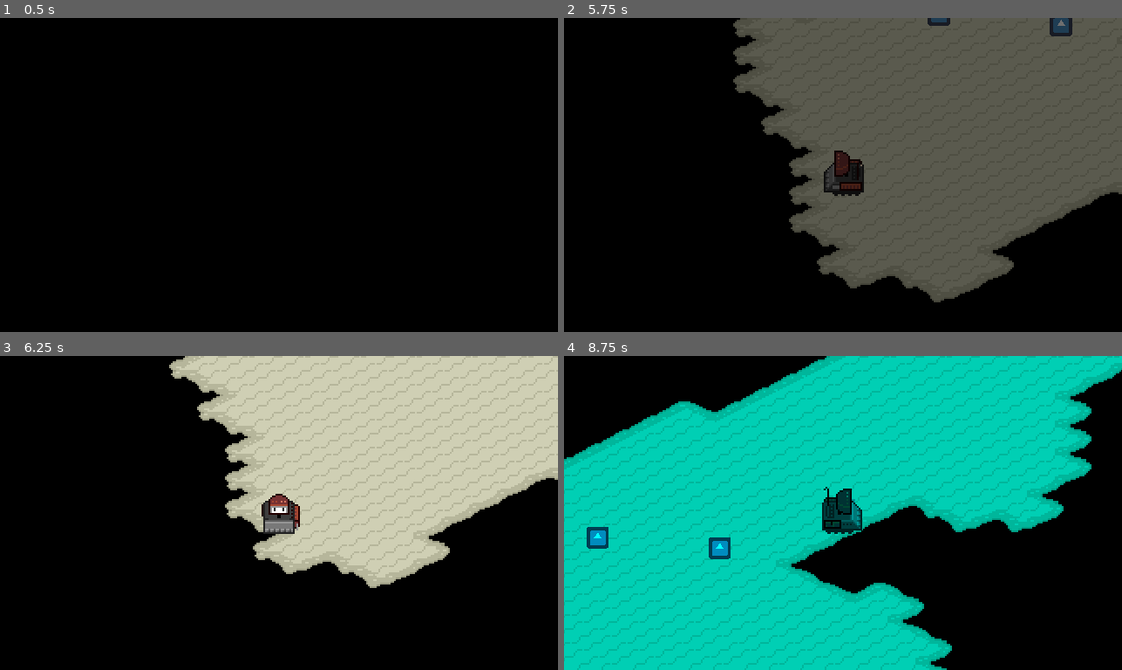
Above: before the commit, frames 1-4 (two rows, left to right).
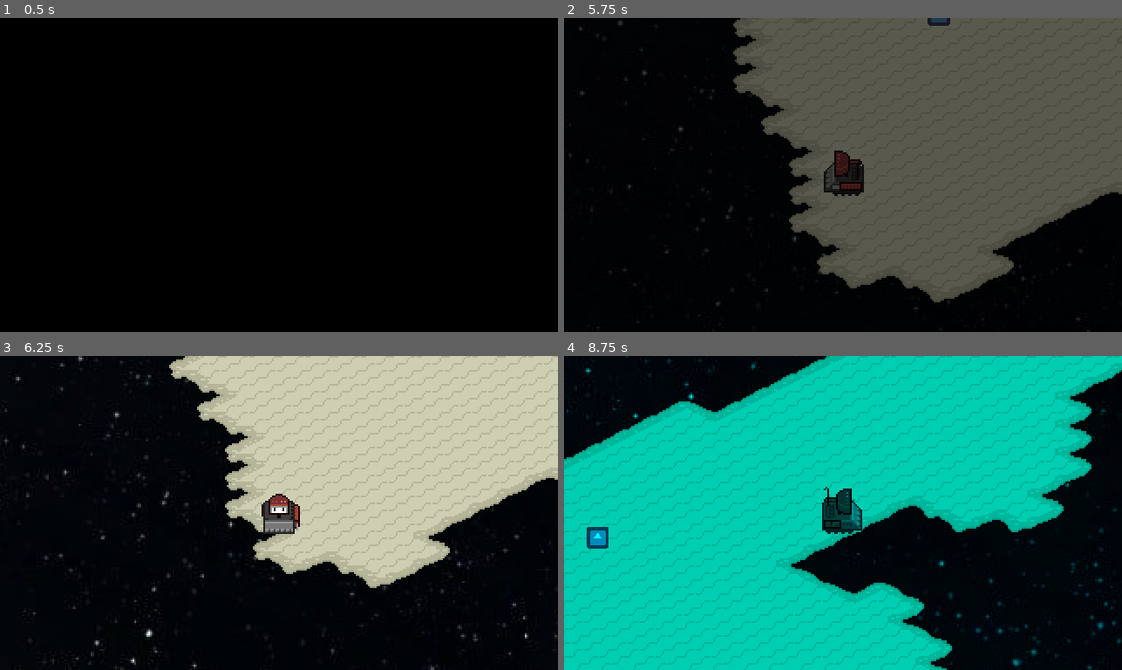
Above: after the commit, the same moments.

Repository: agustinoli/GodotWildJam49
Game: Godot game, scene res://LaunchScene/LaunchScene.tscn
Same seed, same stepped clock (60 frames per second), same inputs: the game is played once before the commit and once after it. The engine's default icon, where the game draws it, is replaced by a stand-in: a white triangle on a blue panel in a dark square. Sound files missing from this copy of the repository are replaced by a short silence.
Inputs (mouse positions are in pixels of both pictures, inside the frame that each line leads up to):
- Up to frame 1 (0.5 s): no input
- Up to frame 2 (5.75 s): tap Enter (ui_accept) at 0.5, 1.25, 2, 5 s; move the mouse to (965, 159) at 0.52 s; hold D (Right) 0.53-1.28 s; tap Mouse wheel up (zoom_in) at 0.6, 4.35 s; tap Space (Jump) at 0.77, 1.52, 3.02, 4.52, 5.27 s; move the mouse to (731, 190) at 1.27 s; hold S (Down) 1.28-2.03 s; tap Mouse wheel down (zoom_out) at 1.35, 5.1 s; move the mouse to (898, 105) at 2.02 s; hold D (Right) 2.03-2.78 s; tap Backspace at 2.1 s; move the mouse to (815, 237) at 2.77 s; hold W (Up) 2.78-3.5 s; tap Keypad Enter at 2.85 s; click "New game" at 3.5 s; move the mouse to (1010, 222) at 4.27 s; hold A (Left) from 4.28 s (still down); move the mouse to (675, 127) at 5.02 s
- Up to frame 3 (6.25 s): move the mouse to (306, 513) at 5.77 s; release A (Left) at 5.78 s; hold S (Down) from 5.78 s (still down); tap Backspace at 5.85 s
- Up to frame 4 (8.75 s): tap Enter (ui_accept) at 6.5 s; move the mouse to (759, 434) at 6.52 s; release S (Down) at 6.53 s; hold D (Right) 6.53-7.28 s; tap Keypad Enter at 6.6 s; tap Space (Jump) at 6.77, 7.52, 8.27 s; move the mouse to (965, 497) at 7.27 s; hold W (Up) 7.28-8.03 s; tap Mouse wheel up (zoom_in) at 7.35 s; move the mouse to (731, 528) at 8.02 s; hold D (Right) from 8.03 s (still down); tap Mouse wheel down (zoom_out) at 8.1 s

Frame 1 is identical in both runs. In frame 2, 0.4% of the frame differs, in the area x 0-95%, y 0-100%; in frame 3, 1.1%, in the area x 0-100%, y 0-100%; in frame 4, 1.1%.

Commit message:
Add stars, backgorund and fix BSOD z index

Diff:
--- a/BlueScreen/BlueScreen.tscn
+++ b/BlueScreen/BlueScreen.tscn
@@ -6,6 +6,7 @@
 [ext_resource path="res://addons/GameTemplate/Assets/Fonts/pixellocale_16.tres" type="DynamicFont" id=4]
 
 [node name="BlueScreen" type="Node2D"]
+z_index = 10
 script = ExtResource( 3 )
 
 [node name="Screen" type="TextureRect" parent="."]
--- a/Level/Level.tscn
+++ b/Level/Level.tscn
@@ -1,20 +1,133 @@
-[gd_scene load_steps=6 format=2]
+[gd_scene load_steps=8 format=2]
 
 [ext_resource path="res://Assets/Images/Tiles/FloorTiles.tres" type="TileSet" id=1]
 [ext_resource path="res://Player/Player.tscn" type="PackedScene" id=2]
 [ext_resource path="res://BlueScreen/Trigger.tscn" type="PackedScene" id=3]
 [ext_resource path="res://Level/Level.gd" type="Script" id=4]
 [ext_resource path="res://RobotPart/RobotPart.tscn" type="PackedScene" id=5]
+[ext_resource path="res://Assets/Background/background.jpg" type="Texture" id=6]
+[ext_resource path="res://Star/Star.tscn" type="PackedScene" id=7]
 
 [node name="Level" type="Node2D"]
 script = ExtResource( 4 )
 
-[node name="BackGround" type="ColorRect" parent="."]
+[node name="BackGround" type="TextureRect" parent="."]
 margin_left = 513.0
 margin_top = 473.0
 margin_right = 6869.0
 margin_bottom = 4061.0
-color = Color( 0, 0, 0, 1 )
+texture = ExtResource( 6 )
+expand = true
+stretch_mode = 2
+
+[node name="Stars" type="Node2D" parent="BackGround"]
+
+[node name="Star" parent="BackGround/Stars" instance=ExtResource( 7 )]
+position = Vector2( 1722, 1898 )
+
+[node name="Star2" parent="BackGround/Stars" instance=ExtResource( 7 )]
+position = Vector2( 2043, 1639 )
+
+[node name="Star3" parent="BackGround/Stars" instance=ExtResource( 7 )]
+position = Vector2( 1427, 932 )
+
+[node name="Star10" parent="BackGround/Stars" instance=ExtResource( 7 )]
+position = Vector2( 2031, 818 )
+
+[node name="Star11" parent="BackGround/Stars" instance=ExtResource( 7 )]
+position = Vector2( 2312, 1227 )
+
+[node name="Star12" parent="BackGround/Stars" instance=ExtResource( 7 )]
+position = Vector2( 1784, 1222 )
+
+[node name="Star4" parent="BackGround/Stars" instance=ExtResource( 7 )]
+position = Vector2( 1301, 1762 )
+
+[node name="Star9" parent="BackGround/Stars" instance=ExtResource( 7 )]
+position = Vector2( 1532, 1536 )
+
+[node name="Star5" parent="BackGround/Stars" instance=ExtResource( 7 )]
+position = Vector2( 3012, 1385 )
+
+[node name="Star13" parent="BackGround/Stars" instance=ExtResource( 7 )]
+position = Vector2( 3497, 1385 )
+
+[node name="Star14" parent="BackGround/Stars" instance=ExtResource( 7 )]
+position = Vector2( 3779, 1721 )
+
+[node name="Star15" parent="BackGround/Stars" instance=ExtResource( 7 )]
+position = Vector2( 3803, 2188 )
+
+[node name="Star16" parent="BackGround/Stars" instance=ExtResource( 7 )]
+position = Vector2( 3330, 2188 )
+
+[node name="Star17" parent="BackGround/Stars" instance=ExtResource( 7 )]
+position = Vector2( 3168, 1930 )
+
+[node name="Star18" parent="BackGround/Stars" instance=ExtResource( 7 )]
+position = Vector2( 3048, 1648 )
+
+[node name="Star19" parent="BackGround/Stars" instance=ExtResource( 7 )]
+position = Vector2( 2275, 1852 )
+
+[node name="Star20" parent="BackGround/Stars" instance=ExtResource( 7 )]
+position = Vector2( 2377, 2236 )
+
+[node name="Star21" parent="BackGround/Stars" instance=ExtResource( 7 )]
+position = Vector2( 2671, 2494 )
+
+[node name="Star22" parent="BackGround/Stars" instance=ExtResource( 7 )]
+position = Vector2( 2929, 2794 )
+
+[node name="Star23" parent="BackGround/Stars" instance=ExtResource( 7 )]
+position = Vector2( 3313, 2938 )
+
+[node name="Star24" parent="BackGround/Stars" instance=ExtResource( 7 )]
+position = Vector2( 3786, 2860 )
+
+[node name="Star25" parent="BackGround/Stars" instance=ExtResource( 7 )]
+position = Vector2( 3384, 2578 )
+
+[node name="Star26" parent="BackGround/Stars" instance=ExtResource( 7 )]
+position = Vector2( 3066, 2374 )
+
+[node name="Star27" parent="BackGround/Stars" instance=ExtResource( 7 )]
+position = Vector2( 4205, 2674 )
+
+[node name="Star28" parent="BackGround/Stars" instance=ExtResource( 7 )]
+position = Vector2( 4361, 2356 )
+
+[node name="Star29" parent="BackGround/Stars" instance=ExtResource( 7 )]
+position = Vector2( 4319, 1996 )
+
+[node name="Star30" parent="BackGround/Stars" instance=ExtResource( 7 )]
+position = Vector2( 4271, 1606 )
+
+[node name="Star31" parent="BackGround/Stars" instance=ExtResource( 7 )]
+position = Vector2( 4301, 1258 )
+
+[node name="Star32" parent="BackGround/Stars" instance=ExtResource( 7 )]
+position = Vector2( 4271, 844 )
+
+[node name="Star33" parent="BackGround/Stars" instance=ExtResource( 7 )]
+position = Vector2( 4013, 508 )
+
+[node name="Star34" parent="BackGround/Stars" instance=ExtResource( 7 )]
+position = Vector2( 3635, 700 )
+
+[node name="Star35" parent="BackGround/Stars" instance=ExtResource( 7 )]
+position = Vector2( 3287, 796 )
+
+[node name="Star6" parent="BackGround/Stars" instance=ExtResource( 7 )]
+position = Vector2( 2561, 1517 )
+
+[node name="Star7" parent="BackGround/Stars" instance=ExtResource( 7 )]
+position = Vector2( 2519, 781 )
+
+[node name="Star8" parent="BackGround/Stars" instance=ExtResource( 7 )]
+position = Vector2( 2961, 907 )
+
+[node name="Starts" type="Node" parent="."]
 
 [node name="MoonFloor" type="TileMap" parent="."]
 position = Vector2( -2, -1 )
@@ -45,13 +158,10 @@
 position = Vector2( 3172, 2436 )
 
 [node name="Trigger4" parent="Triggers" instance=ExtResource( 3 )]
-position = Vector2( 4602, 2511 )
+position = Vector2( 4642, 2511 )
 
 [node name="Trigger5" parent="Triggers" instance=ExtResource( 3 )]
 position = Vector2( 2262, 1466 )
-
-[node name="Trigger6" parent="Triggers" instance=ExtResource( 3 )]
-position = Vector2( 2097, 2174 )
 
 [node name="Trigger9" parent="Triggers" instance=ExtResource( 3 )]
 position = Vector2( 2027, 2168 )
@@ -71,7 +181,7 @@
 position = Vector2( 3222, 1469 )
 
 [node name="Part3" parent="Parts" instance=ExtResource( 5 )]
-position = Vector2( 4528, 1120 )
+position = Vector2( 4543, 1141 )
 
 [node name="Part4" parent="Parts" instance=ExtResource( 5 )]
 position = Vector2( 2199, 1354 )
--- a/Player/Player.tscn
+++ b/Player/Player.tscn
@@ -133,5 +133,6 @@
 script = ExtResource( 3 )
 
 [node name="Log" parent="." instance=ExtResource( 7 )]
+visible = false
 position = Vector2( -150, -80 )
 z_index = 5
--- /dev/null
+++ b/Star/Star.tscn
@@ -0,0 +1,44 @@
+[gd_scene load_steps=7 format=2]
+
+[sub_resource type="CanvasItemMaterial" id=12]
+blend_mode = 1
+
+[sub_resource type="Curve" id=15]
+_data = [ Vector2( 0, 0.510742 ), 0.0, 0.0, 0, 0, Vector2( 1, 1 ), 0.0, 0.0, 0, 0 ]
+
+[sub_resource type="CurveTexture" id=16]
+curve = SubResource( 15 )
+
+[sub_resource type="Curve" id=17]
+_data = [ Vector2( 0, 0.961914 ), 0.0, 0.0, 0, 0, Vector2( 1, 0 ), 0.0, 0.0, 0, 0 ]
+
+[sub_resource type="CurveTexture" id=18]
+curve = SubResource( 17 )
+
+[sub_resource type="ParticlesMaterial" id=19]
+trail_divisor = 32
+trail_size_modifier = SubResource( 18 )
+emission_shape = 1
+emission_sphere_radius = 4.0
+flag_disable_z = true
+gravity = Vector3( 0, 0, 0 )
+initial_velocity = 1.0
+angular_velocity = 100.0
+orbit_velocity = 0.0
+orbit_velocity_random = 0.0
+tangential_accel = 100.0
+angle = 360.0
+angle_random = 1.0
+scale = 3.0
+scale_curve = SubResource( 16 )
+hue_variation_random = 1.0
+
+[node name="Star" type="Node2D"]
+
+[node name="Magic" type="Particles2D" parent="."]
+material = SubResource( 12 )
+amount = 30
+lifetime = 40.53
+preprocess = 0.1
+randomness = 1.0
+process_material = SubResource( 19 )
--- a/project.godot
+++ b/project.godot
@@ -232,7 +232,6 @@
 
 [rendering]
 
-quality/driver/driver_name="GLES2"
 vram_compression/import_etc=true
 vram_compression/import_etc2=false
 environment/default_environment="res://default_env.tres"
Binary file added: Assets/Background/background.jpg
Binary file added: Assets/Textures/spark_particle2.png
